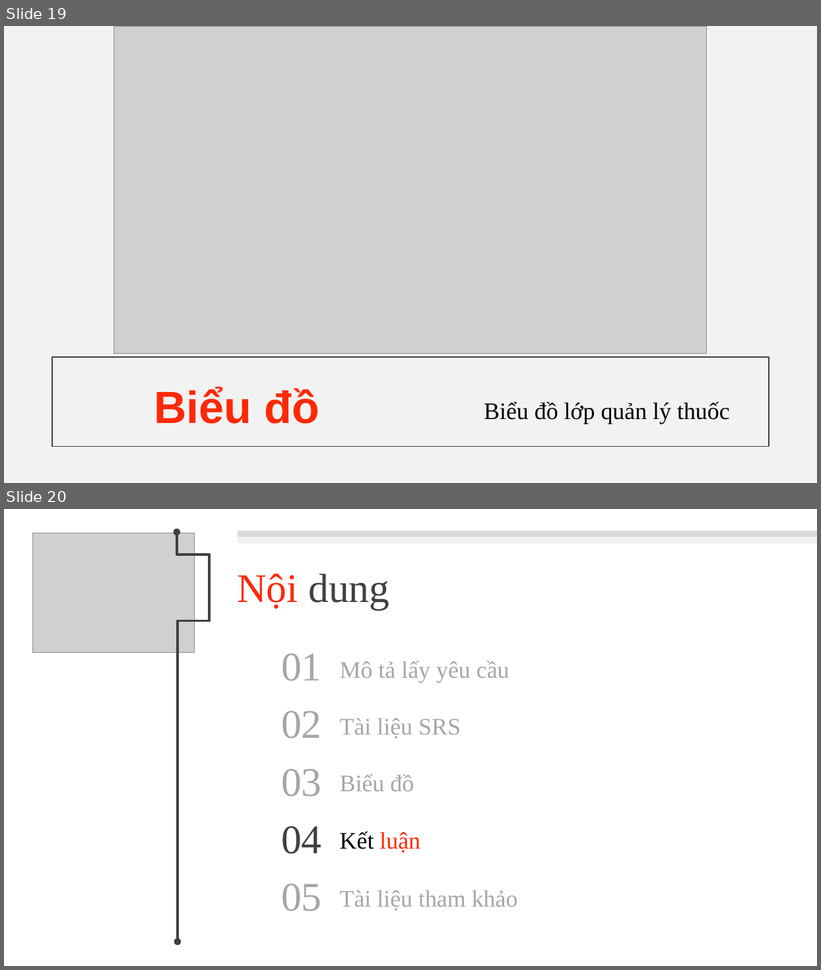
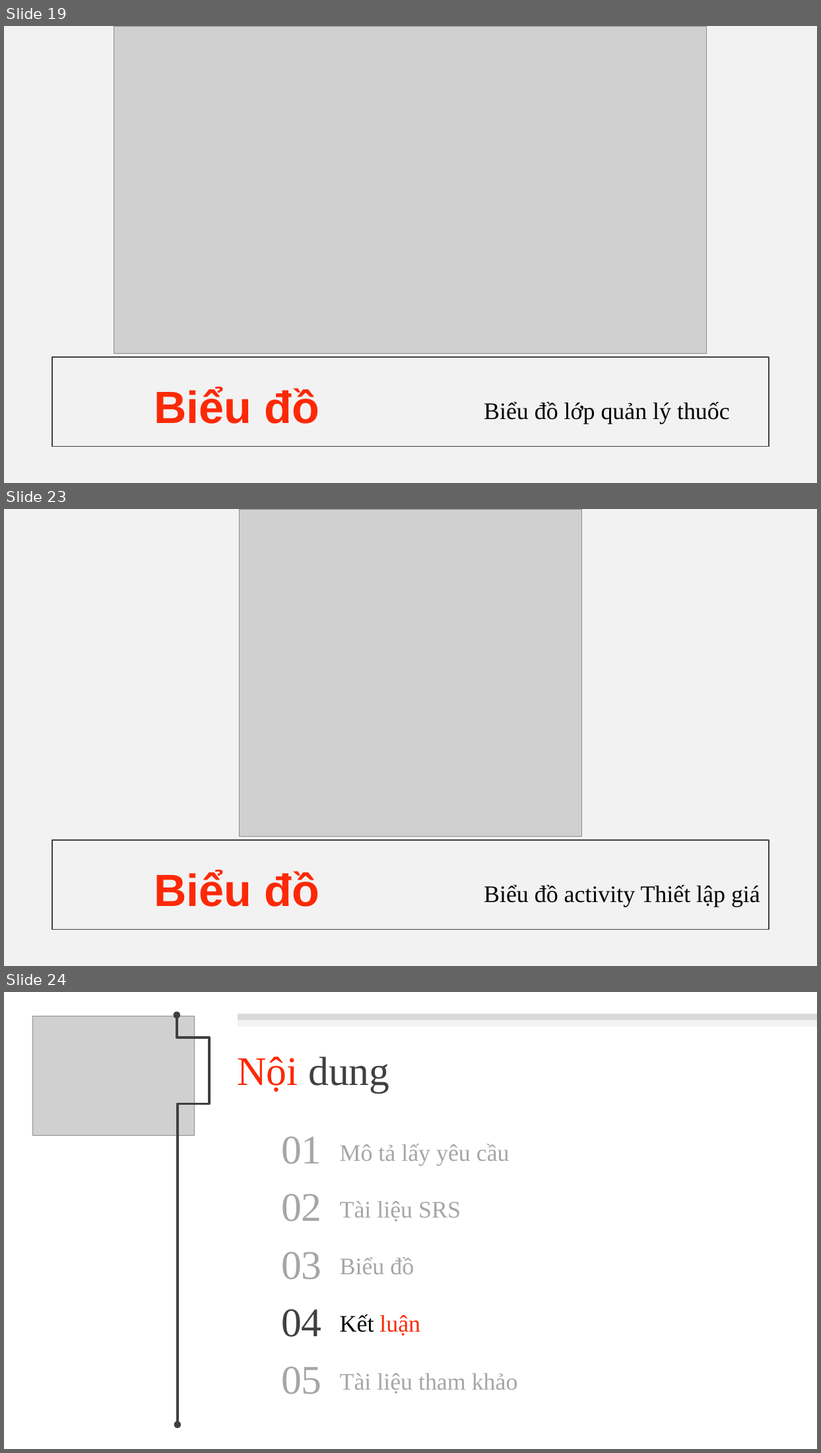
Before and after one commit to Linkadi98/Software-Requirement-Analystic, a slide deck: BTL.pptx. Shown one above the other, each under a label of ours: slides 19 and 20 before the commit, slides 19, 23 and 24 after it; the slides between them are not shown. The pictures are 821x970 and 821x1453 pixels, drawn with LibreOffice and Linux fonts; fonts in the diff are those of the drawing; grey boxes stand for pictures; background and template pictures are left out. Boxes give left, top, right and bottom in pixels: in the first picture for what was removed or moved away, otherwise in the second. Text is boxed around its words. In the diff, an @@ line names an element or a change of style, - is before the commit and + after.

Commit message:
add activity diagrams

```diff
--- a/BTL.pptx
+++ b/BTL.pptx
@@ slide 23 added at (4, 509, 817, 966), background #F2F2F2; not listed: 1 template element that a slide beside it also shows @@
@@ picture added at (240, 509, 582, 836) @@
@@ text added at (154, 871, 319, 907), 53.3 pt, text #FD2906, bold @@
+Biểu đồ
@@ text added at (484, 885, 760, 907), 28 pt, text #000000 @@
+Biểu đồ activity Thiết lập giá
@@ what was slide 20 is now slide 24 @@
```
Also in this commit, not shown: 1 slide changed, 3 other slides added, 1 other file.
